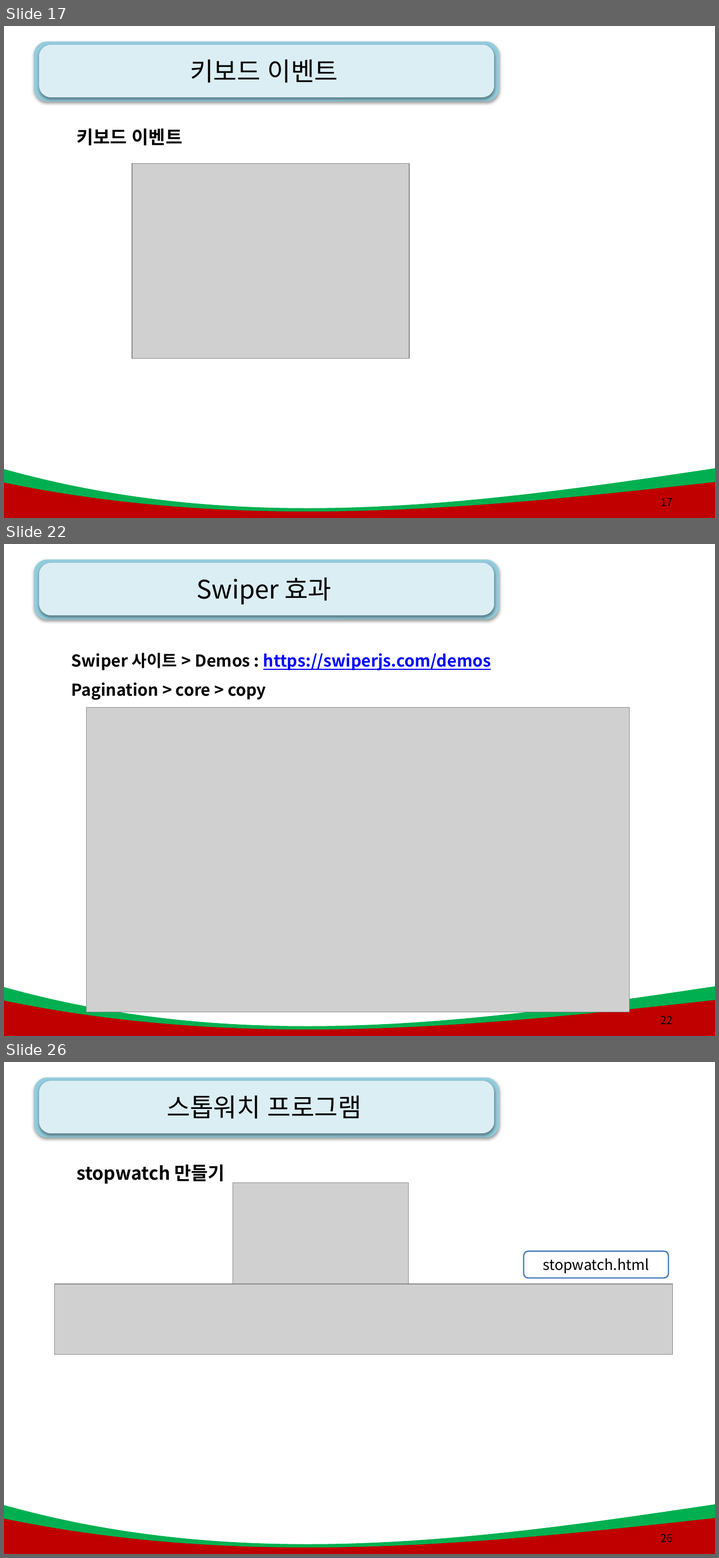
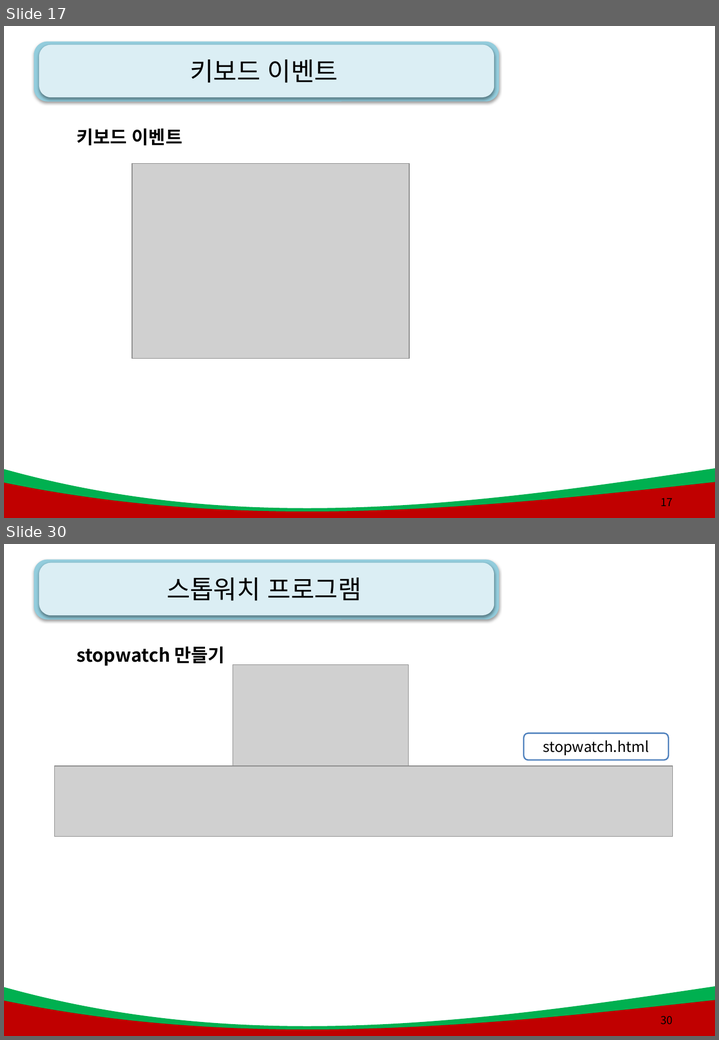
Before and after one commit to kiyongee2/green_project_web, a slide deck: js_ppt/10강. JQuery2 .pptx. Shown one above the other, each under a label of ours: slides 17, 22 and 26 before the commit, slides 17 and 30 after it; the slides between them are not shown. The pictures are 719x1558 and 719x1040 pixels, drawn with LibreOffice and Linux fonts; fonts in the diff are those of the drawing; grey boxes stand for pictures; background and template pictures are left out. Boxes give left, top, right and bottom in pixels: in the first picture for what was removed or moved away, otherwise in the second. Text is boxed around its words. In the diff, an @@ line names an element or a change of style, - is before the commit and + after.

```diff
--- a/js_ppt/10강. JQuery2 .pptx
+++ b/js_ppt/10강. JQuery2 .pptx
@@ slide 22 removed at <box>4,544,715,1036</box>, background #FFFFFF; not listed: 4 template elements that a slide beside it also shows @@
@@ title removed at <box>196,577,331,604</box> @@
-Swiper 효과
@@ text removed at <box>72,653,491,700</box> @@
-Swiper 사이트 > Demos : https://swiperjs.com/demos
-Pagination > core > copy
@@ picture removed at <box>86,708,629,1013</box> @@
@@ page number removed at <box>661,1016,673,1024</box> @@
-22
@@ what was slide 26 is now slide 30 @@
@@ page number at <box>661,1016,673,1025</box>: text changed @@
-26
+30
```
Also in this commit, not shown: 5 slides changed, 8 slides added, 3 other slides removed, 57 other files.
